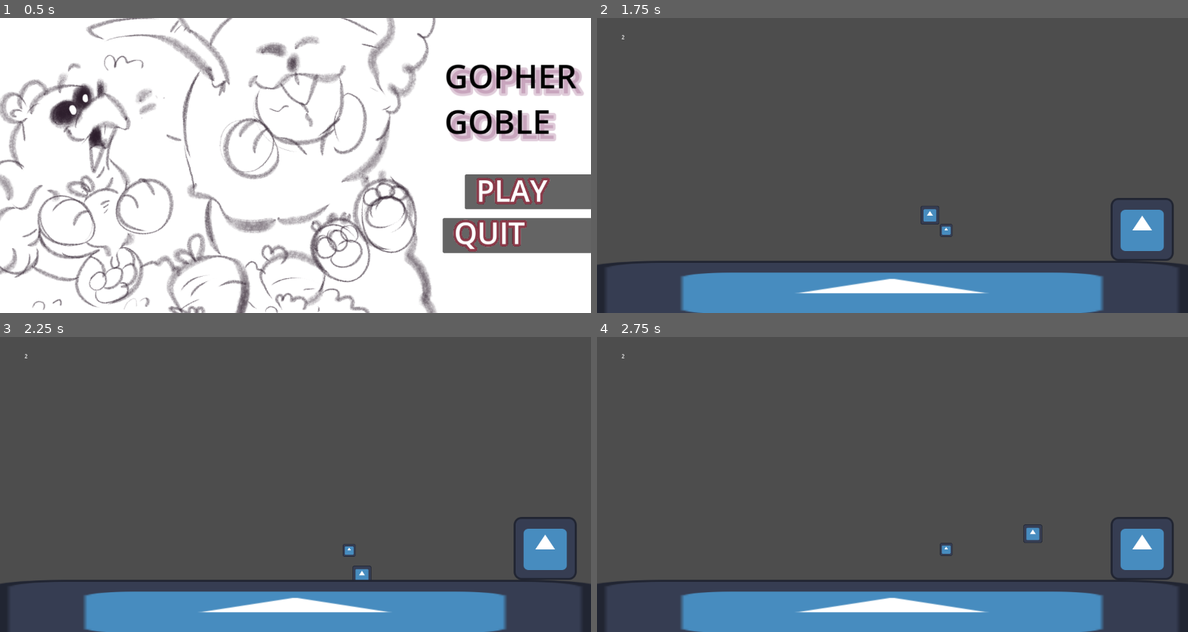
Above: before the commit, frames 1-4 (two rows, left to right).
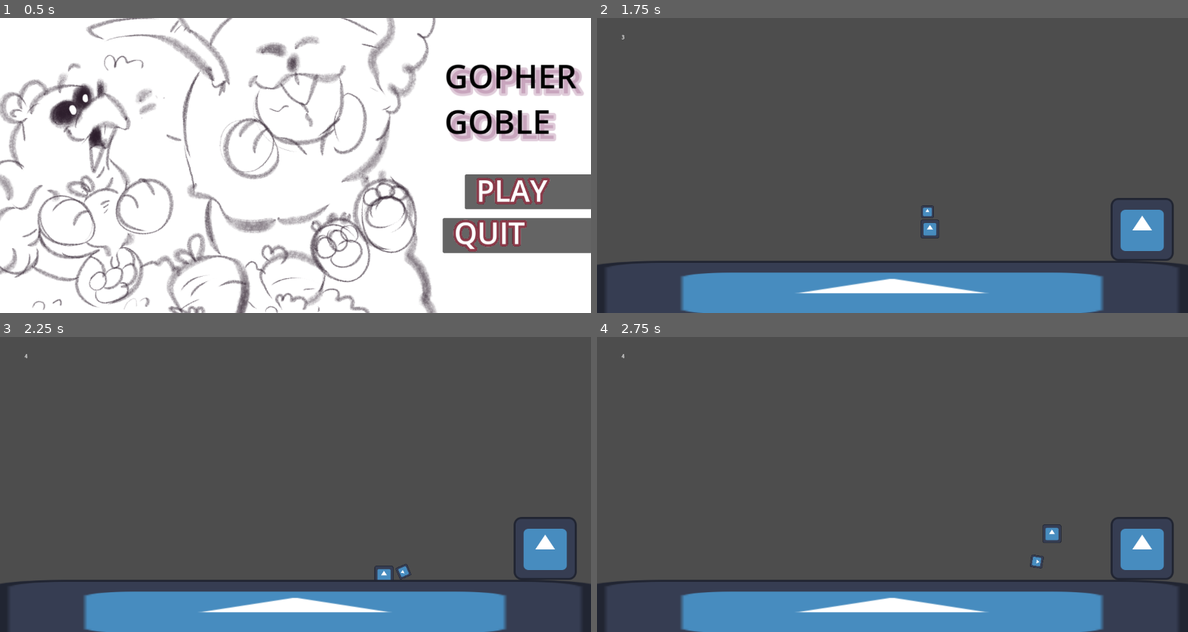
Above: after the commit, the same moments.

Repository: Kapioga/Gopher-Goble
Game: Godot game, scene res://Scenes/start_screen.tscn
Same seed, same stepped clock (60 frames per second), same inputs: the game is played once before the commit and once after it. The engine's default icon, where the game draws it, is replaced by a stand-in: a white triangle on a blue panel in a dark square.
Inputs (mouse positions are in pixels of both pictures, inside the frame that each line leads up to):
- Up to frame 1 (0.5 s): no input
- Up to frame 2 (1.75 s): click "PLAY" at 0.5 s; tap Enter (ui_accept) at 1.25, 1.52 s; move the mouse to (1022, 150) at 1.27 s; hold Right (Right) from 1.28 s (still down); tap Up (Space) at 1.35 s
- Up to frame 3 (2.25 s): keep holding Right (Right); move the mouse to (177, 499) at 2.02 s; tap Up (Space) at 2.1 s
- Up to frame 4 (2.75 s): keep holding Right (Right); tap Enter (ui_accept) at 2.27 s

Frame 1 is identical in both runs. In frame 2, 0.3% of the frame differs, in the area x 4-61%, y 6-75%; in frame 3, 0.4%; in frame 4, 0.4%, in the area x 4-79%, y 5-79%.

Commit message:
Updated Player and Veggie nodes

Diff:
--- a/Scenes/Game_Main.tscn
+++ b/Scenes/Game_Main.tscn
@@ -52,3 +52,6 @@
 script = ExtResource("7_g8tlq")
 
 [connection signal="area_entered" from="Veggie/ScoreDetect" to="." method="_on_score_detect_area_entered"]
+[connection signal="area_entered" from="Veggie/ScoreDetect" to="Player" method="_on_score_detect_veggie_entered"]
+
+[editable path="Player"]
--- a/Scenes/Player.tscn
+++ b/Scenes/Player.tscn
@@ -16,6 +16,7 @@
 [node name="DetectVeggie" type="Area2D" parent="."]
 
 [node name="CollisionShape2D" type="CollisionShape2D" parent="DetectVeggie"]
+visible = false
 position = Vector2(0, 0.5)
 shape = SubResource("RectangleShape2D_lmrs2")
 
@@ -24,5 +25,6 @@
 texture = ExtResource("2_jnavv")
 
 [node name="CollisionShape2D" type="CollisionShape2D" parent="."]
+visible = false
 position = Vector2(-0.5, -0.5)
 shape = SubResource("RectangleShape2D_7jssq")
--- a/Scenes/Vegetable.tscn
+++ b/Scenes/Vegetable.tscn
@@ -46,8 +46,9 @@
 "VeggieWiggle": SubResource("Animation_b20yg")
 }
 
-[node name="Veggie" type="StaticBody2D"]
+[node name="Veggie" type="RigidBody2D" groups=["Veggie"]]
 position = Vector2(0, -5)
+gravity_scale = 0.0
 script = ExtResource("1_g6nu7")
 
 [node name="Area2D" type="Area2D" parent="." groups=["Veggie"]]
--- a/Scripts/Player.gd
+++ b/Scripts/Player.gd
@@ -1,13 +1,15 @@
 extends CharacterBody2D
 
 @onready var collision_shape_2d = $CollisionShape2D
+@onready var veggie = $"../Veggie"
+@onready var player = $"."
 
 const SPEED = 300.0
 const JUMP_VELOCITY = -400.0
 
 # Get the gravity from the project settings to be synced with RigidBody nodes.
 var gravity = ProjectSettings.get_setting("physics/2d/default_gravity")
-
+var grabbed = false
 
 func _physics_process(delta):
 	gravity_check(delta)
@@ -42,3 +44,13 @@
 
 func Emitgrab():
 	pass
+
+
+func _on_score_detect_veggie_entered(area):
+	var grabbed = true
+	var grab_hover = player.global_position
+	if grabbed == true:
+		veggie.global_position = grab_hover
+	if Input.is_action_just_pressed("Space") and grabbed == true:
+		grabbed = false
+	#print("Touch!")
--- a/Scripts/vegetables.gd
+++ b/Scripts/vegetables.gd
@@ -1,4 +1,4 @@
-extends StaticBody2D
+extends RigidBody2D
 
 #@onready var player_p = get_node("res://Scenes/Player.tscn")
 #@onready var veggie = $"."
